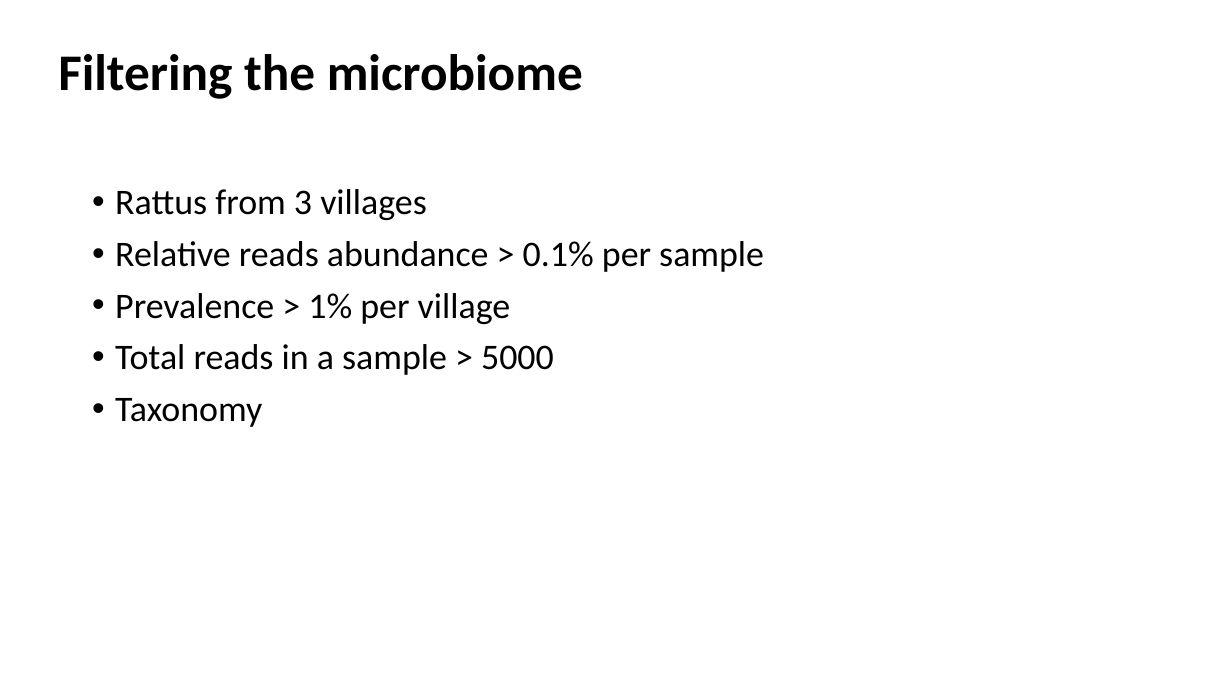
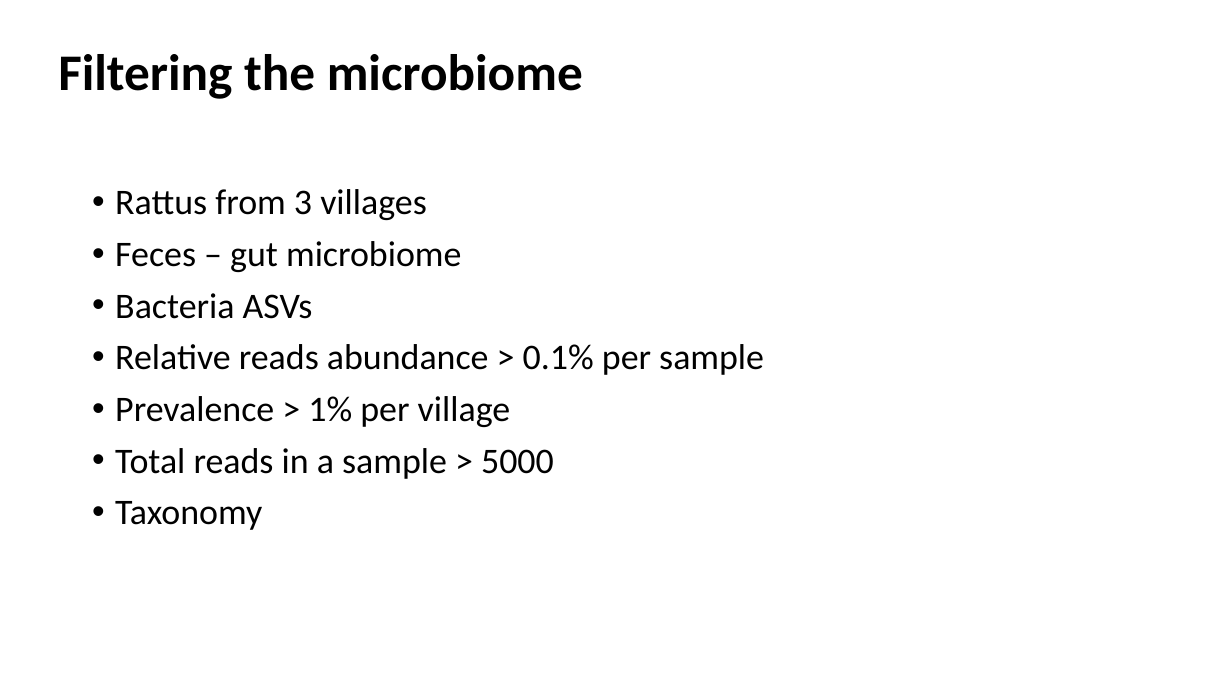
Before and after one commit to Ecological-Complexity-Lab/Microbiome_Structure_Madagascar, a slide deck: slide 12 of presentations/project story.pptx. Drawn at 1232x693 pixels with LibreOffice and Linux fonts; fonts in the diff are those of the drawing. Boxes give left, top, right and bottom in pixels: in the first picture for what was removed or moved away, otherwise in the second. Text is boxed around its words. In the diff, an @@ line names an element or a change of style, - is before the commit and + after.

```diff
--- a/presentations/project story.pptx
+++ b/presentations/project story.pptx
@@ text at bbox=[115, 241, 461, 319]: paragraphs added @@
+• Feces – gut microbiome
+• Bacteria ASVs
```
Also in this commit, not shown: 2 other slides changed, 1 slide added.
